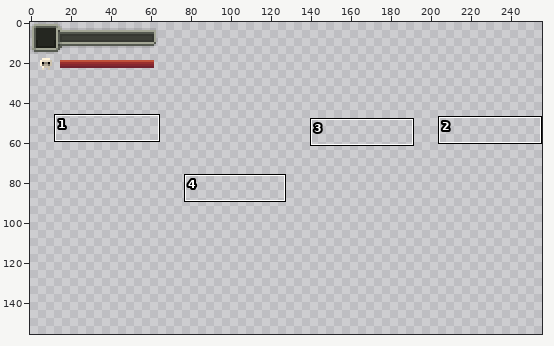
Sprite sheet -- android/assets/boss_hp.png. The first picture is a wide view before the edit; the outline marks the close-up.
Close-up. The starting point:
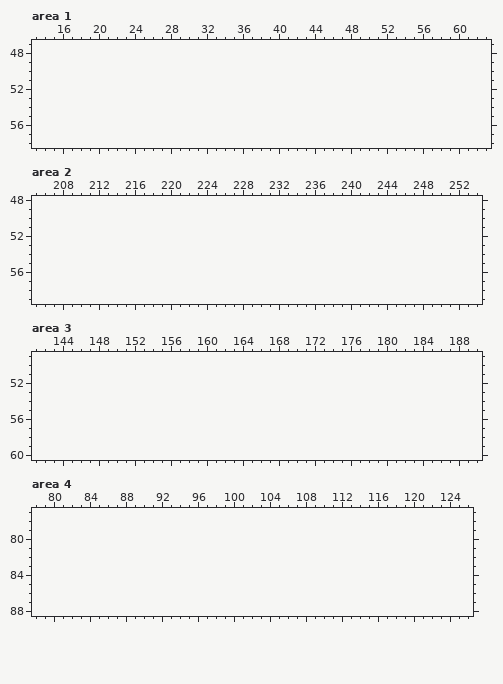
The file is 64x32 pixels. Colours within 5 levels of each other are drawn and written as one. Shown: area 1: x 13..63, y 47..58; area 2: x 205..254, y 48..59; area 3: x 141..190, y 49..60; area 4: x 78..126, y 77..88. The old version is drawn lined up with the new one, on the new canvas. The wide view leaves out empty margins. The commit also changed other parts of the picture, which this record leaves out.
Now the later version:
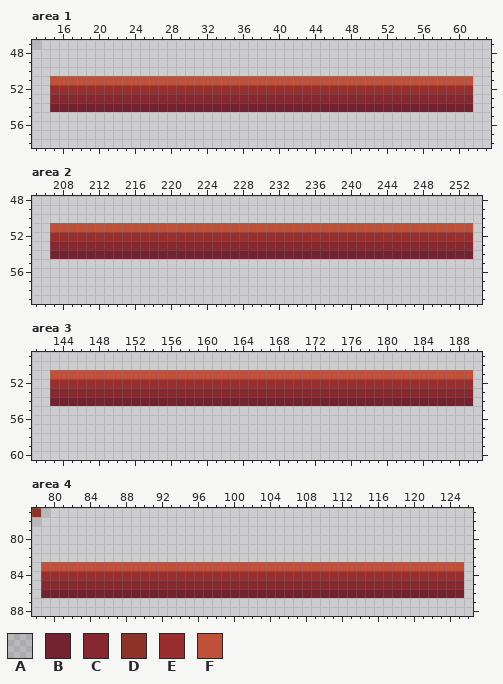
Palette (. is transparent): A #0000001a  B #732230  C #86282f  D #8d3228  E #992e2e  F #bf5039
The exact change:
canvas 64x32 -> 256x175
Area 1:
The edit adds colour A in row 47 at x 13.
The edit adds colour B in row 54 at x 15 to 61.
The edit adds colour C in row 53 at x 15 to 61.
The edit adds colour E in row 52 at x 15 to 61.
The edit adds colour F in row 51 at x 15 to 61.
Area 2:
The edit adds colour B in row 54 at x 207 to 253.
The edit adds colour C in row 53 at x 207 to 253.
The edit adds colour E in row 52 at x 207 to 253.
The edit adds colour F in row 51 at x 207 to 253.
Area 3:
The edit adds colour B in row 54 at x 143 to 189.
The edit adds colour C in row 53 at x 143 to 189.
The edit adds colour E in row 52 at x 143 to 189.
The edit adds colour F in row 51 at x 143 to 189.
Area 4:
The edit adds colour A in row 77 at x 79; in row 78 at x 78.
The edit adds colour B in row 86 at x 79 to 125.
The edit adds colour C in row 85 at x 79 to 125.
The edit adds colour D in row 77 at x 78.
The edit adds colour E in row 84 at x 79 to 125.
The edit adds colour F in row 83 at x 79 to 125.
Where, in picture pixels (left, top, right, bottom), the same in both close-ups:
added: (32, 40, 473, 112)
added: (50, 223, 473, 259)
added: (50, 370, 473, 406)
added: (32, 508, 50, 526)
added: (41, 562, 464, 598)
